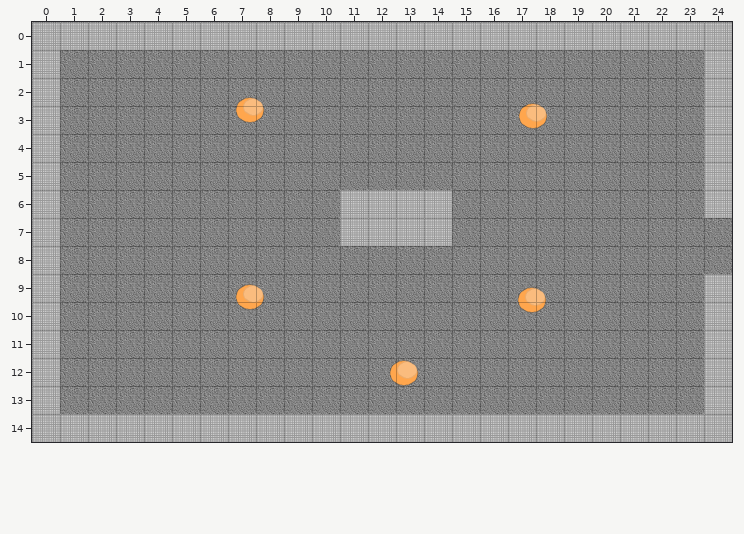
Two states of a Tiled map, Assets/Resources/Rooms/E2.tmx. The first picture shows the starting point.
Cells are 64x64 px. Shown: x 0..24, y 0..14.
And afterwards:
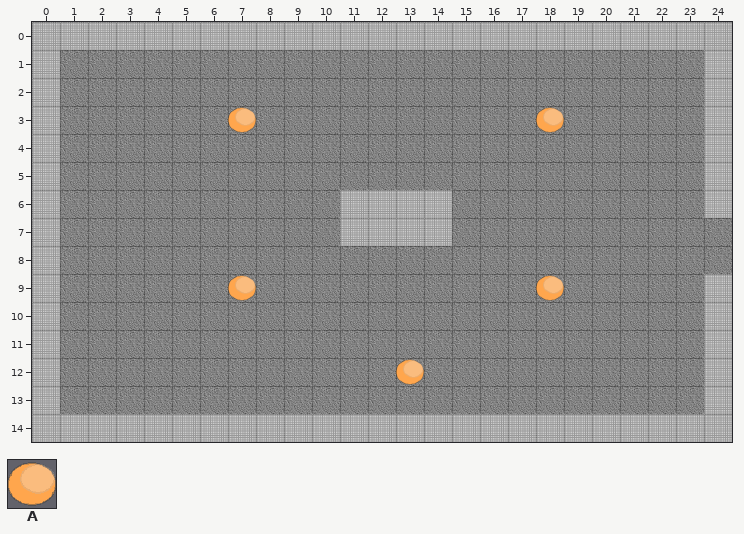
Key: from "BlobPH": A 0.
Objects are placed by their top-left corner, in cells (3,4 is the top-left corner of cell 3,4); size is 1x1 cell unless given.
Edits made:
{"where": "layer \"Mobs\""}
{"was": "A at 7.3,2.6", "now": "A at 7,3"}
{"was": "A at 17.4,2.9", "now": "A at 18,3"}
{"was": "A at 7.3,9.3", "now": "A at 7,9"}
{"was": "A at 17.4,9.4", "now": "A at 18,9"}
{"was": "A at 12.8,12", "now": "A at 13,12"}
{"label":"changed","picture_box":[228,97,264,133]}
{"label":"changed","picture_box":[519,103,564,133]}
{"label":"changed","picture_box":[228,275,264,310]}
{"label":"changed","picture_box":[518,275,564,313]}
{"label":"changed","picture_box":[390,359,424,386]}
